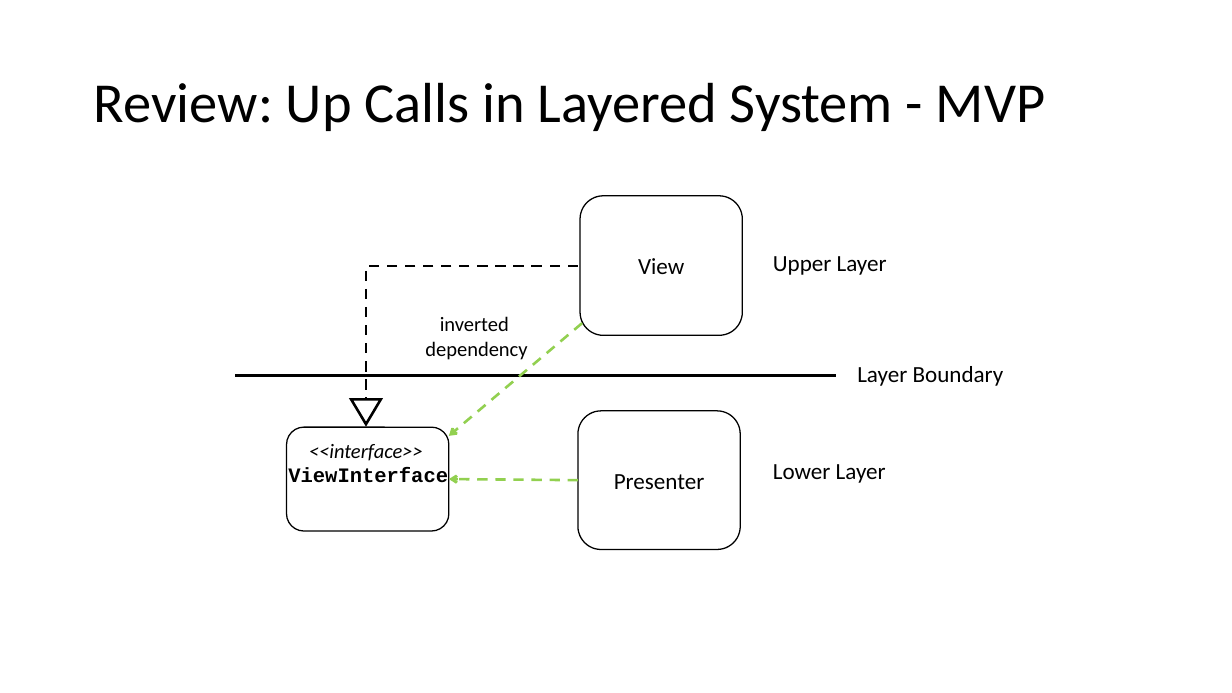
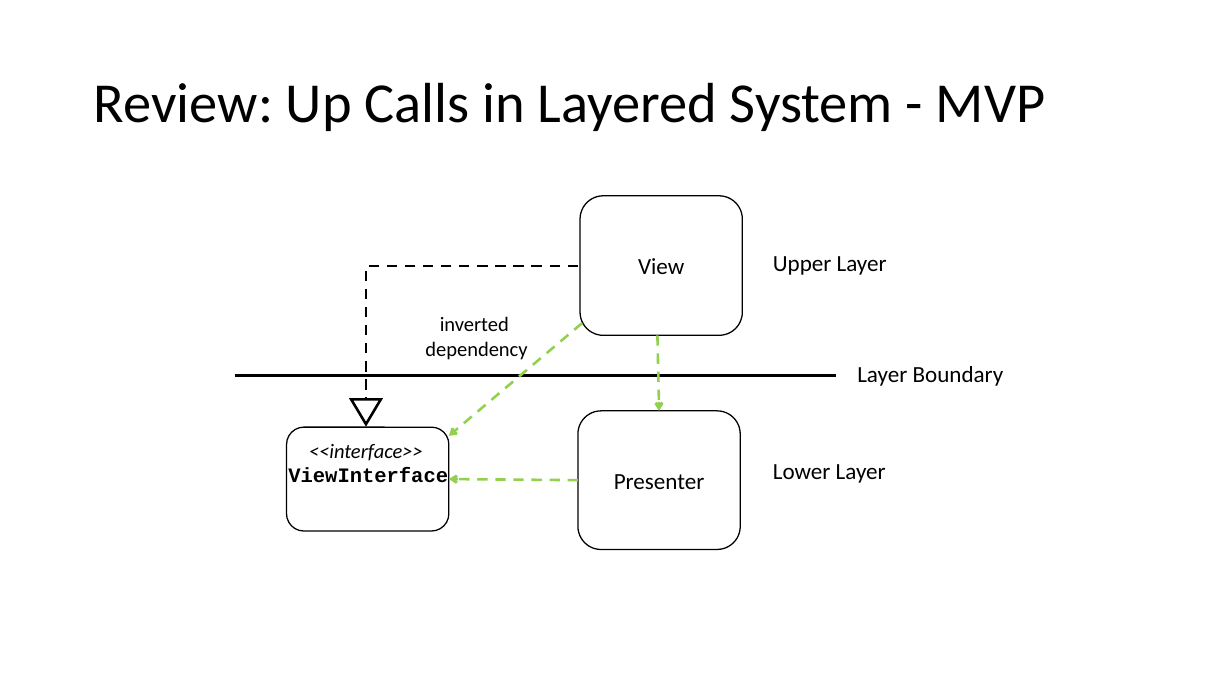
Before and after one commit to BYU-CS-340/softwaredesign, a slide deck: slide 9 of instruction/dependency-inversion-abstract-factory/DependencyInversion.pptx. Drawn at 1232x693 pixels with LibreOffice and Linux fonts; fonts in the diff are those of the drawing. Boxes give left, top, right and bottom in pixels: in the first picture for what was removed or moved away, otherwise in the second. Text is boxed around its words. In the diff, an @@ line names an element or a change of style, - is before the commit and + after.

```diff
--- a/instruction/dependency-inversion-abstract-factory/DependencyInversion.pptx
+++ b/instruction/dependency-inversion-abstract-factory/DependencyInversion.pptx
@@ arrow added from (658, 335) to (659, 411), #92D050 2 pt dashed @@
```
Also in this commit, not shown: 3 other slides changed.
